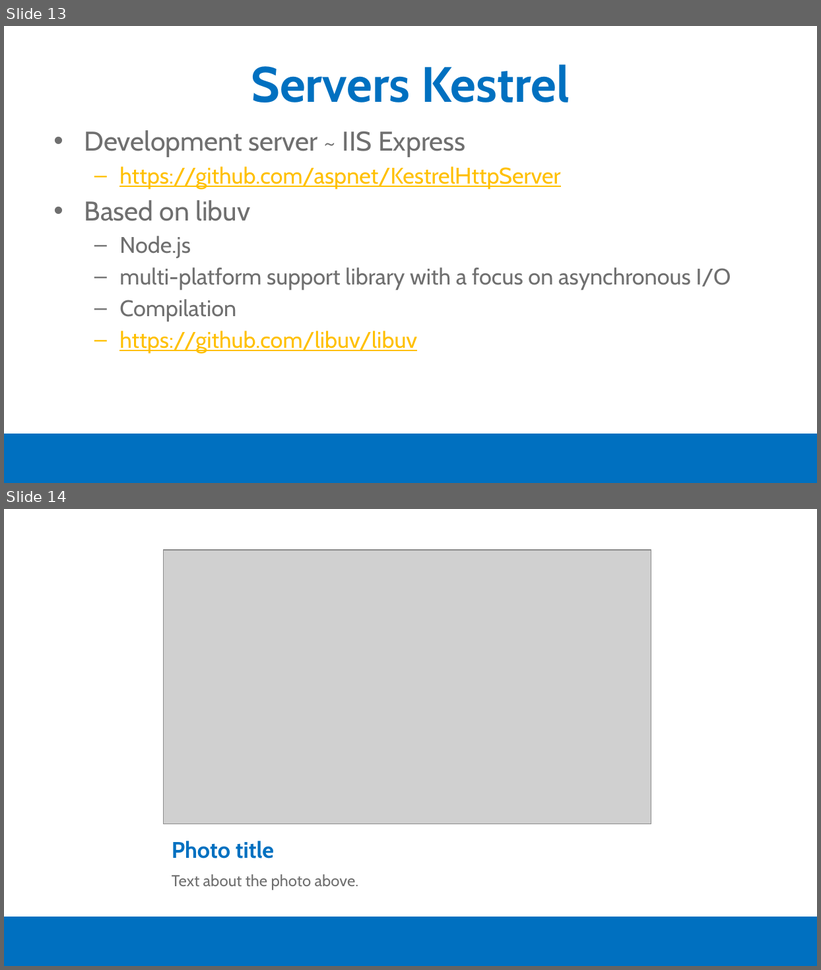
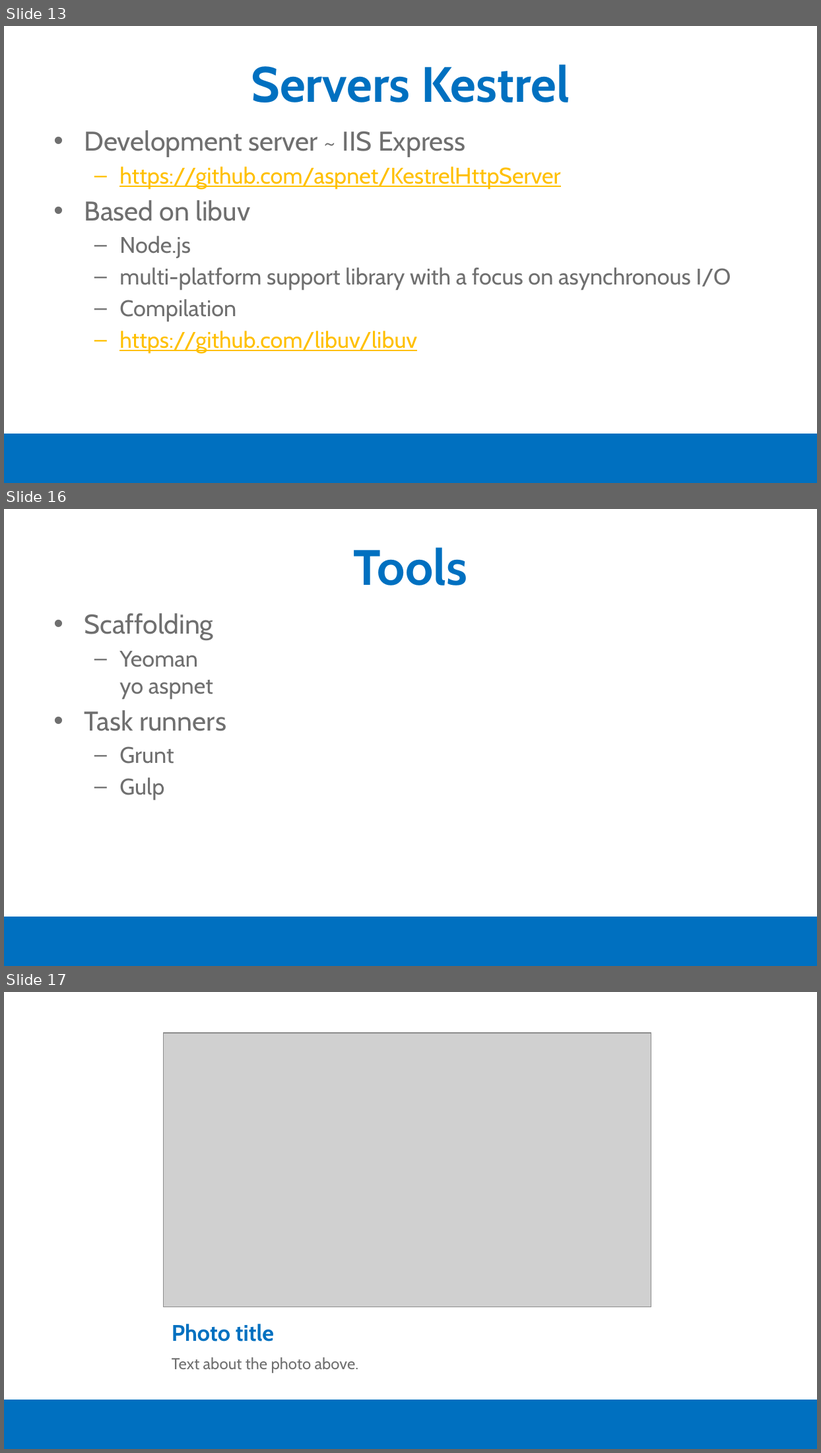
Before and after one commit to moljac/ASP.net.v5-AKA-vNext-Windays15, a slide deck: talk/Windays15 - ASP.net v.5 (vNext) on Linux and Mac OSX.pptx. Shown one above the other, each under a label of ours: slides 13 and 14 before the commit, slides 13, 16 and 17 after it; the slides between them are not shown. The pictures are 821x970 and 821x1453 pixels, drawn with LibreOffice and Linux fonts; fonts in the diff are those of the drawing; grey boxes stand for pictures; background and template pictures are left out. Boxes give left, top, right and bottom in pixels: in the first picture for what was removed or moved away, otherwise in the second. Text is boxed around its words. In the diff, an @@ line names an element or a change of style, - is before the commit and + after.

```diff
--- a/talk/Windays15 - ASP.net v.5 (vNext) on Linux and Mac OSX.pptx
+++ b/talk/Windays15 - ASP.net v.5 (vNext) on Linux and Mac OSX.pptx
@@ slide 16 added at (4, 509, 817, 966), background #FFFFFF; not listed: 1 template element that a slide beside it also shows @@
@@ title added at (354, 547, 467, 586), 44 pt, text #0070C0, bold @@
+Tools
@@ text added at (85, 613, 226, 801), 20 pt, text #6F6F6F @@
+• Scaffolding
+  – Yeoman
+    yo aspnet
+• Task runners
+  – Grunt
+  – Gulp
@@ what was slide 14 is now slide 17 @@
```
Also in this commit, not shown: 2 other slides added.
